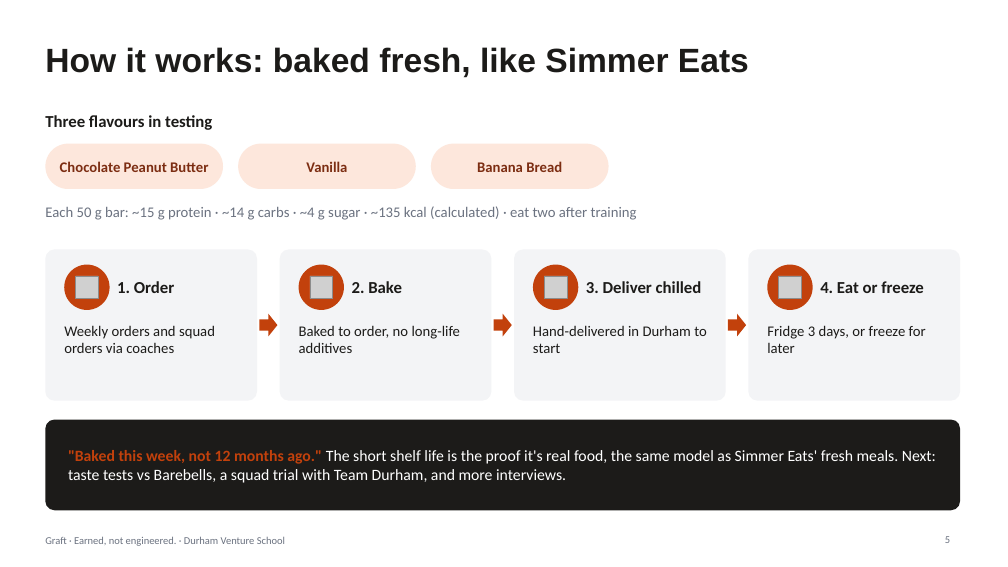
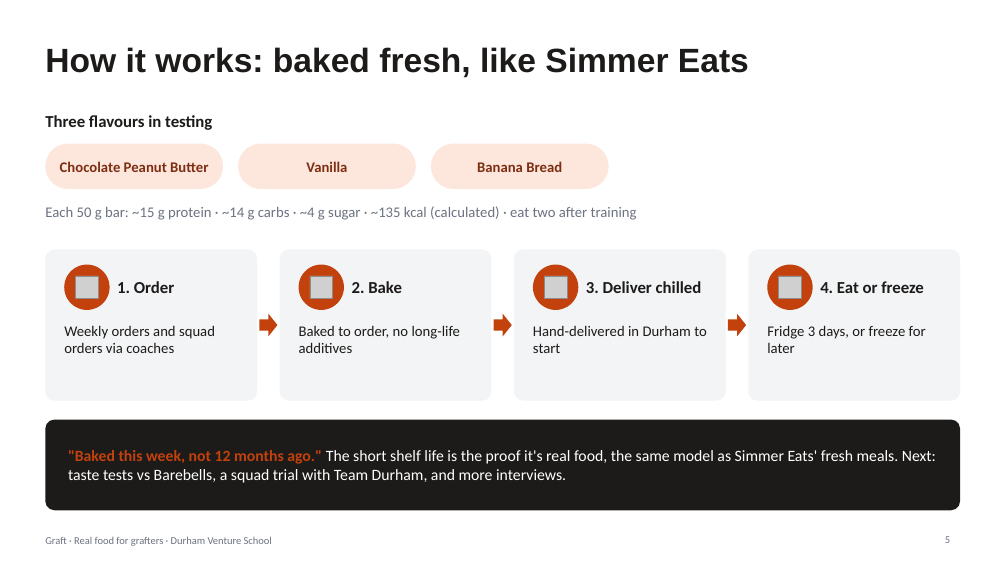
Before and after one commit to ewanh2005-alt/Ewan, a slide deck: slide 5 of 09-pitch/pitch-deck.pptx. Drawn at 1008x567 pixels with LibreOffice and Linux fonts; fonts in the diff are those of the drawing; grey boxes stand for pictures. Boxes give left, top, right and bottom in pixels: in the first picture for what was removed or moved away, otherwise in the second. Text is boxed around its words. In the diff, an @@ line names an element or a change of style, - is before the commit and + after.

```diff
--- a/09-pitch/pitch-deck.pptx
+++ b/09-pitch/pitch-deck.pptx
@@ text at (x1=45, y1=537, x2=272, y2=546): text changed @@
-Graft · Earned, not engineered. · Durham Venture School
+Graft · Real food for grafters · Durham Venture School
```
Also in this commit, not shown: 4 other slides changed, 4 other files.
